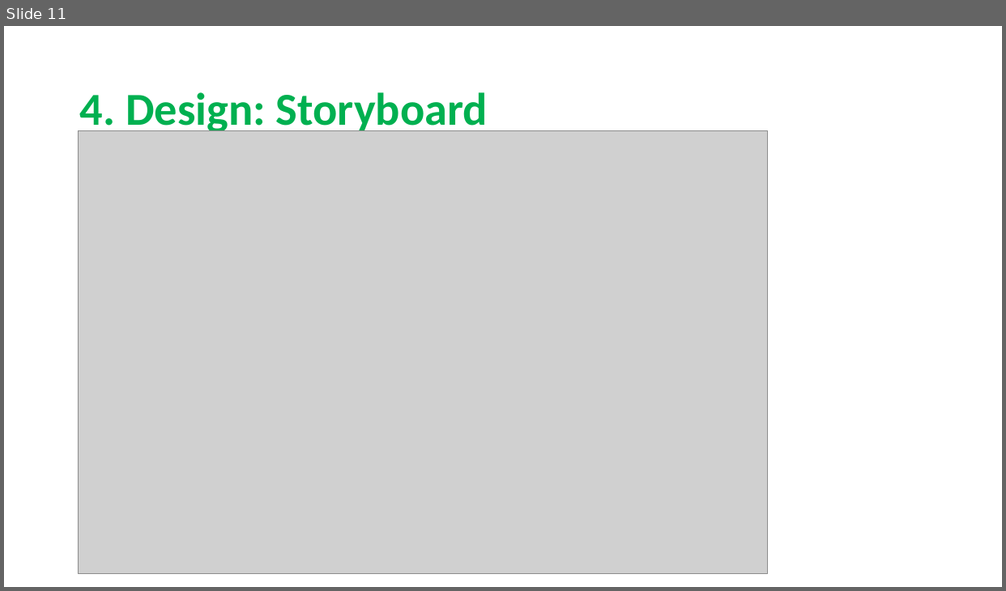
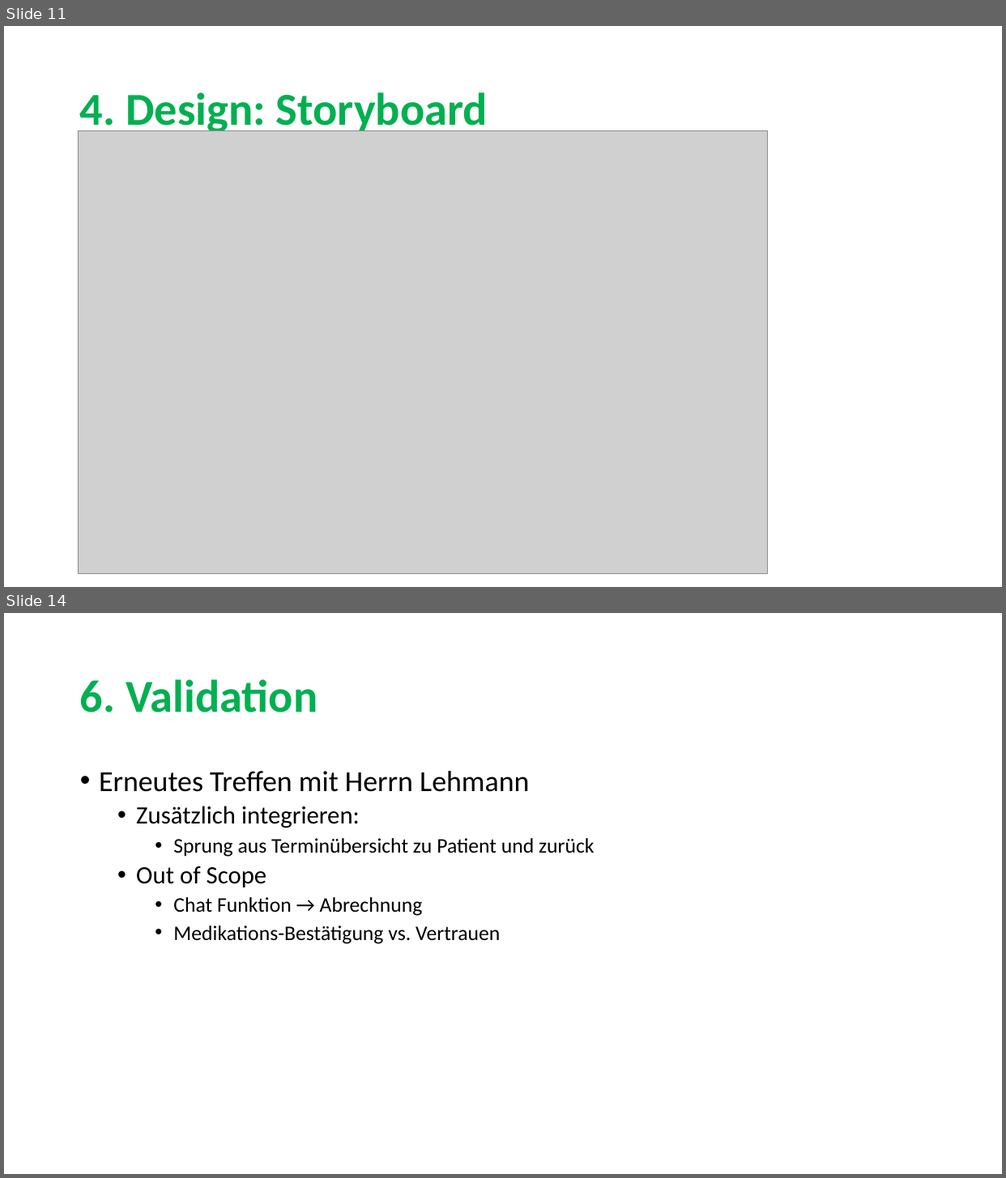
Before and after one commit to sarahmele/ch.bfh.btx8081.w2015.green, a slide deck: doc/task03/Task3.pptx. Shown one above the other, each under a label of ours: slide 11 before the commit, slides 11 and 14 after it; the slides between them are not shown. The pictures are 1006x591 and 1006x1178 pixels, drawn with LibreOffice and Linux fonts; fonts in the diff are those of the drawing; grey boxes stand for pictures. Boxes give left, top, right and bottom in pixels: in the first picture for what was removed or moved away, otherwise in the second. Text is boxed around its words. In the diff, an @@ line names an element or a change of style, - is before the commit and + after.

```diff
--- a/doc/task03/Task3.pptx
+++ b/doc/task03/Task3.pptx
@@ slide 14 added at [4,613,1002,1174], background #FFFFFF @@
@@ title added at [80,679,317,713], 44 pt, text #00B050, bold @@
+6. Validation
@@ text added at [99,771,594,944], 20 pt, text #000000 @@
+• Erneutes Treffen mit Herrn Lehmann
+  • Zusätzlich integrieren:
+    • Sprung aus Terminübersicht zu Patient und zurück
+  • Out of Scope
+    • Chat Funktion → Abrechnung
+    • Medikations-Bestätigung vs. Vertrauen
```
Also in this commit, not shown: 8 slides changed, 4 other slides added, 4 slides removed.
